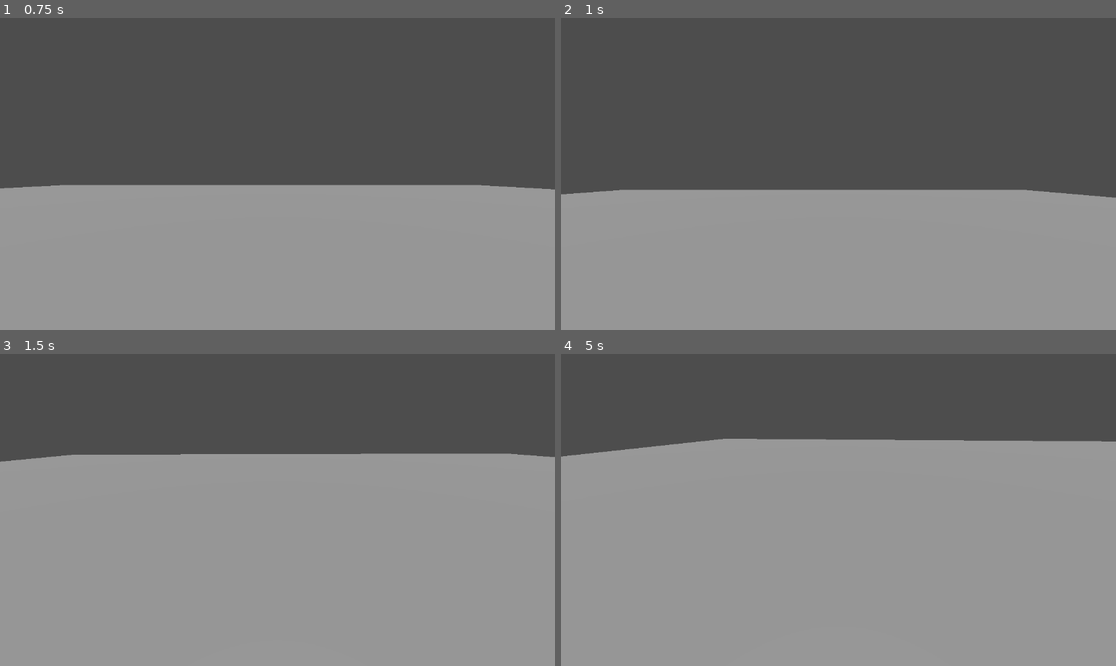
Above: before the commit, frames 1-4 (two rows, left to right).
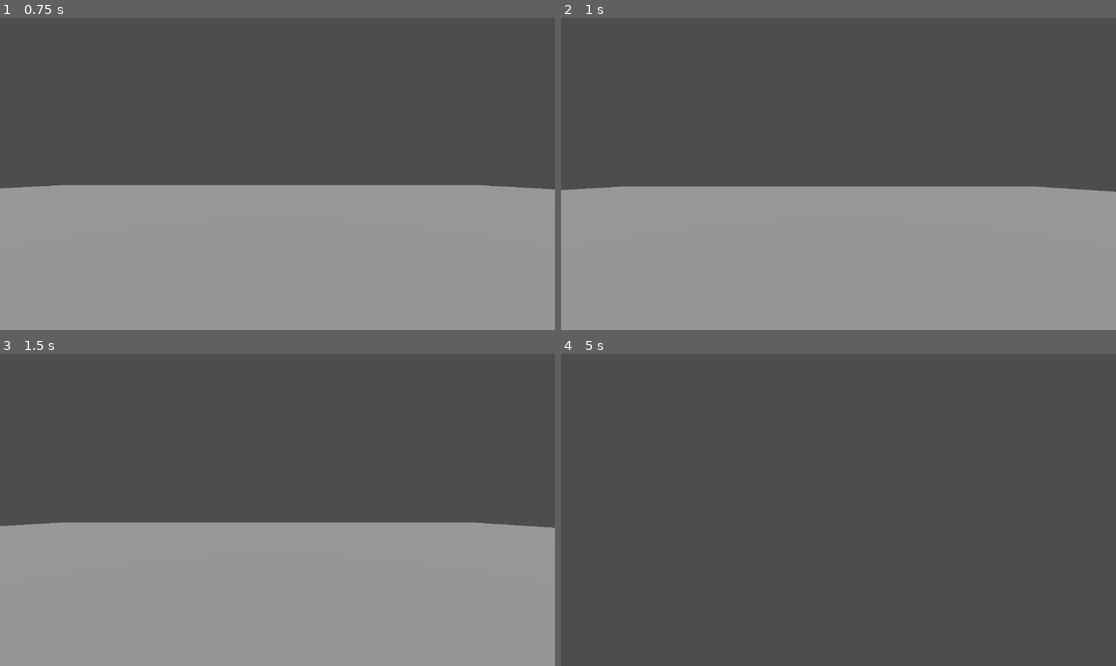
Above: after the commit, the same moments.

Repository: Void-Cloud/bunkergame
Game: Godot game, scene res://main.tscn
The game is run twice, just before and just after one commit, with the same random seed, the same clock (stepped at 60 frames per second) and the same inputs.
Inputs (mouse positions are in pixels of both pictures, inside the frame that each line leads up to):
- Up to frame 1 (0.75 s): tap Enter (enter) at 0.5, 0.6 s; move the mouse to (399, 158) at 0.52 s; hold D (right) from 0.53 s (still down); click (399, 158) at 0.67 s
- Up to frame 2 (1 s): keep holding D (right); tap Space (jump) at 0.77 s; tap E (interact, bound only after the commit) at 0.8 s
- Up to frame 3 (1.5 s): tap Space (jump) at 1.07 s; move the mouse to (249, 510) at 1.27 s; release D (right) at 1.28 s; hold W (forward) from 1.28 s (still down); tap E (interact, bound only after the commit) at 1.35 s
- Up to frame 4 (5 s): tap Space (jump) at 1.52, 1.55, 1.82, 2.1, 3.02, 3.32, 3.77, 3.8, 4.07, 4.52, 4.82 s; move the mouse to (849, 503) at 2.02 s; tap Enter (enter) at 2.3, 2.85, 4.35 s; move the mouse to (832, 516) at 2.77 s; tap E (interact, bound only after the commit) at 3.05, 3.6 s; move the mouse to (877, 513) at 3.52 s; tap Escape (cancel) at 4.15 s; move the mouse to (672, 463) at 4.27 s; release W (forward) at 4.28 s; hold A (left) from 4.28 s (still down); click (672, 463) at 4.42 s

Frame 1 is identical in both runs. In frame 2, 1.2% of the frame differs, in the area x 0-100%, y 53-58%; in frame 3, 22%; in frame 4, 72%, in the area x 0-100%, y 27-100%.

Commit message:
Add basic interaction to switch between computer and game area

Diff:
--- a/computer_screen.gd
+++ b/computer_screen.gd
@@ -10,9 +10,14 @@
 
 # Called every frame. 'delta' is the elapsed time since the previous frame.
 func _process(delta):
-	if Input.is_action_just_pressed("enter"):
-		parse_text(lineEdit.text)
-		lineEdit.text = ""
+	if (Global.is_computer_interacted):
+		if Input.is_action_just_pressed("enter"):
+			parse_text(lineEdit.text)
+			lineEdit.text = ""
+		lineEdit.grab_focus()
+		if Input.is_action_just_pressed("cancel"):
+			Global.is_computer_interacted = false
+			lineEdit.release_focus()
 
 func parse_text(command: String):
 	command.to_lower()
--- /dev/null
+++ b/global.gd
@@ -0,0 +1,3 @@
+extends Node
+
+var is_computer_interacted = false
--- a/player.gd
+++ b/player.gd
@@ -8,35 +8,40 @@
 @onready var camera := $Neck/Camera3D
 
 func _unhandled_input(event):
-	if event is InputEventMouseButton:
-		Input.set_mouse_mode(Input.MOUSE_MODE_CAPTURED)
-	elif event.is_action_pressed("cancel"):
-		Input.set_mouse_mode(Input.MOUSE_MODE_VISIBLE)
-	if Input.get_mouse_mode() == Input.MOUSE_MODE_CAPTURED:
-		if event is InputEventMouseMotion:
-			neck.rotate_y(-event.relative.x * 0.01)
-			camera.rotate_x(-event.relative.y * 0.01)
-			camera.rotation.x = clamp(camera.rotation.x, deg_to_rad(-60), deg_to_rad(60))
-
+	if !Global.is_computer_interacted:
+		if event is InputEventMouseButton:
+			Input.set_mouse_mode(Input.MOUSE_MODE_CAPTURED)
+		elif event.is_action_pressed("cancel"):
+			Input.set_mouse_mode(Input.MOUSE_MODE_VISIBLE)
+		if Input.get_mouse_mode() == Input.MOUSE_MODE_CAPTURED:
+			if event is InputEventMouseMotion:
+				neck.rotate_y(-event.relative.x * 0.01)
+				camera.rotate_x(-event.relative.y * 0.01)
+				camera.rotation.x = clamp(camera.rotation.x, deg_to_rad(-60), deg_to_rad(60))
 
 func _physics_process(delta):
-	# Add the gravity.
-	if not is_on_floor():
-		velocity += get_gravity() * delta
+	if !Global.is_computer_interacted:
+		# Add the gravity.
+		if not is_on_floor():
+			velocity += get_gravity() * delta
 
-	# Handle jump.
-	if Input.is_action_just_pressed("jump") and is_on_floor():
-		velocity.y = JUMP_VELOCITY
+		# Handle jump.
+		if Input.is_action_just_pressed("jump") and is_on_floor():
+			velocity.y = JUMP_VELOCITY
 
-	# Get the input direction and handle the movement/deceleration.
-	# As good practice, you should replace UI actions with custom gameplay actions.
-	var input_dir = Input.get_vector("left", "right", "forward", "back")
-	var direction = (neck.transform.basis * Vector3(input_dir.x, 0, input_dir.y)).normalized()
-	if direction:
-		velocity.x = direction.x * SPEED
-		velocity.z = direction.z * SPEED
-	else:
-		velocity.x = move_toward(velocity.x, 0, SPEED)
-		velocity.z = move_toward(velocity.z, 0, SPEED)
+		# Handle interaction
+		if Input.is_action_just_pressed("interact"):
+			Global.is_computer_interacted = true
 
-	move_and_slide()
+		# Get the input direction and handle the movement/deceleration.
+		# As good practice, you should replace UI actions with custom gameplay actions.
+		var input_dir = Input.get_vector("left", "right", "forward", "back")
+		var direction = (neck.transform.basis * Vector3(input_dir.x, 0, input_dir.y)).normalized()
+		if direction:
+			velocity.x = direction.x * SPEED
+			velocity.z = direction.z * SPEED
+		else:
+			velocity.x = move_toward(velocity.x, 0, SPEED)
+			velocity.z = move_toward(velocity.z, 0, SPEED)
+
+		move_and_slide()
--- a/project.godot
+++ b/project.godot
@@ -14,6 +14,10 @@
 run/main_scene="uid://bq34lry12yosb"
 config/features=PackedStringArray("4.6", "Forward Plus")
 config/icon="res://icon.svg"
+
+[autoload]
+
+Global="*uid://bj05tquotma6v"
 
 [input]
 
@@ -52,6 +56,11 @@
 "events": [Object(InputEventKey,"resource_local_to_scene":false,"resource_name":"","device":-1,"window_id":0,"alt_press …(195 unchanged characters)…
 ]
 }
+interact={
+"deadzone": 0.2,
+"events": [Object(InputEventKey,"resource_local_to_scene":false,"resource_name":"","device":-1,"window_id":0,"alt_pressed":false,"shift_pressed":false,"ctrl_pressed":false,"meta_pressed":false,"pressed":false,"keycode":0,"physical_keycode":69,"key_label":0,"unicode":101,"location":0,"echo":false,"script":null)
+]
+}
 
 [physics]
 
Not shown, added: global.gd.uid
